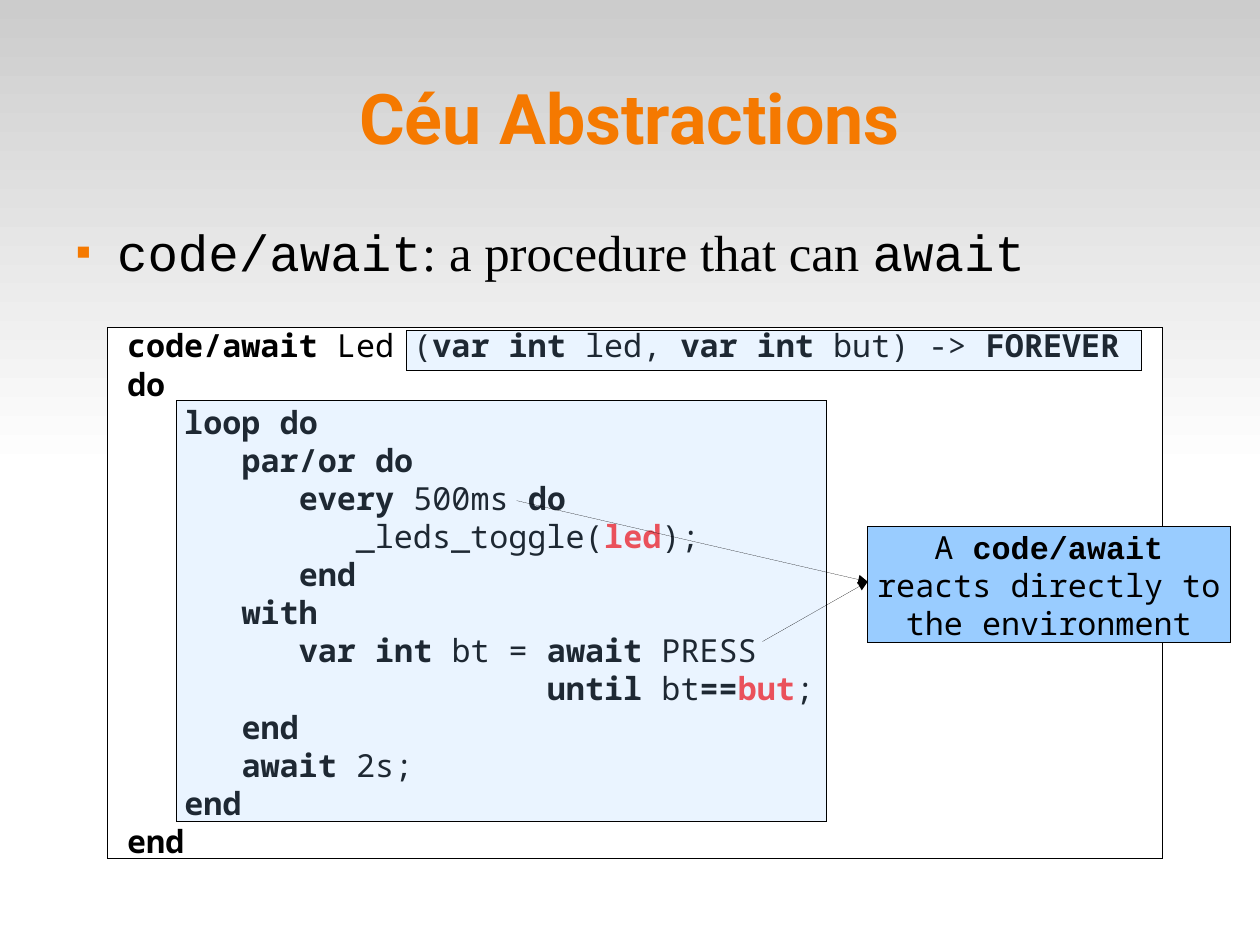
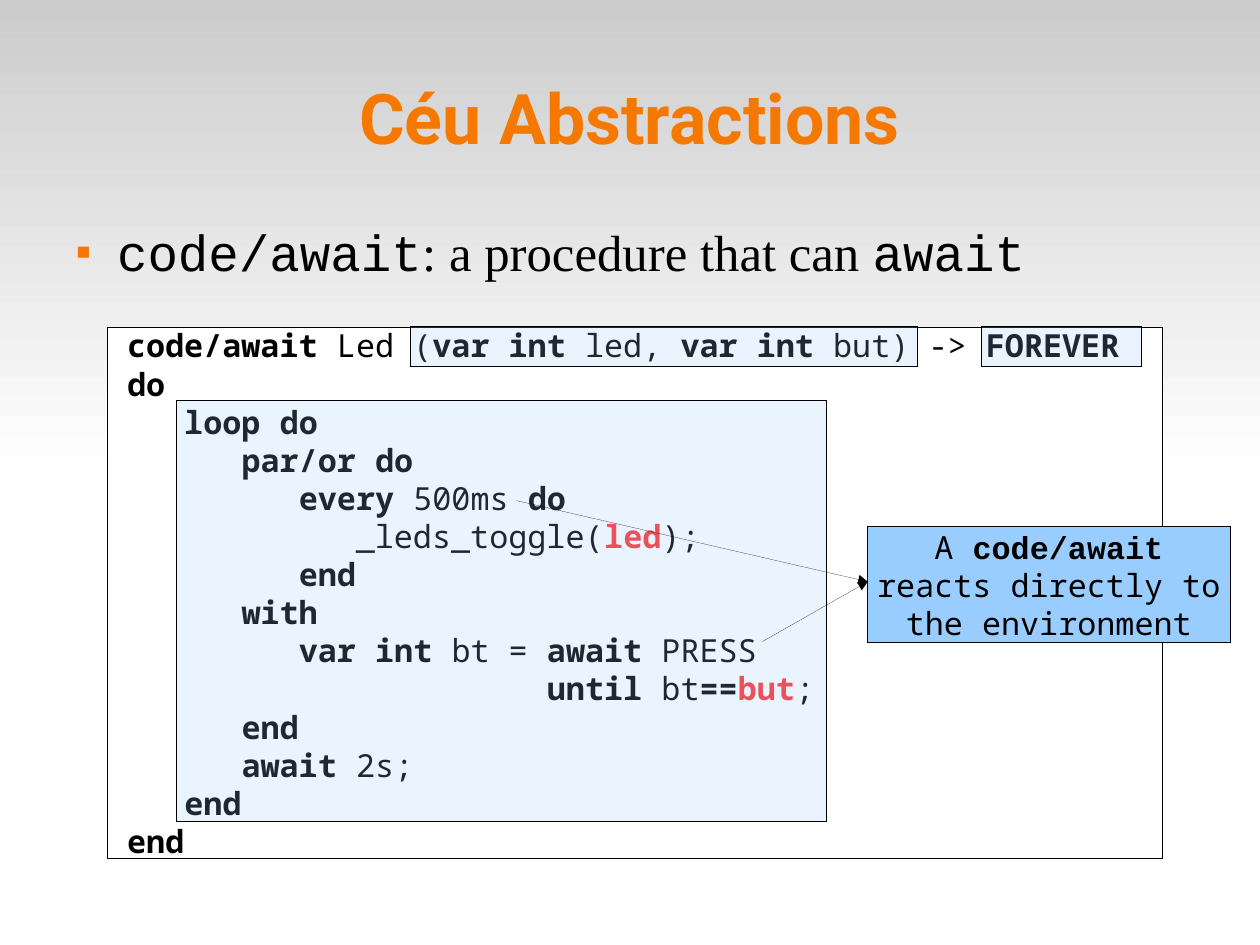
Before and after one commit to fsantanna-no/ceu-docs, a slide deck: slide 9 of ceu_edl.odp. Drawn at 1260x945 pixels with LibreOffice and Linux fonts; fonts in the diff are those of the drawing. Boxes give left, top, right and bottom in pixels: in the first picture for what was removed or moved away, otherwise in the second. Text is boxed around its words. In the diff, an @@ line names an element or a change of style, - is before the commit and + after.

```diff
--- a/ceu_edl.odp
+++ b/ceu_edl.odp
@@ rectangle: place and size @@
-rectangle at bbox=[406, 330, 1141, 370]
+rectangle at bbox=[410, 326, 918, 366]
@@ rectangle added at bbox=[982, 326, 1141, 366], fill #99CCFF at 20% opacity, outline #000000 0 pt @@
```
Also in this commit, not shown: 23 other slides changed, 6 other files.
